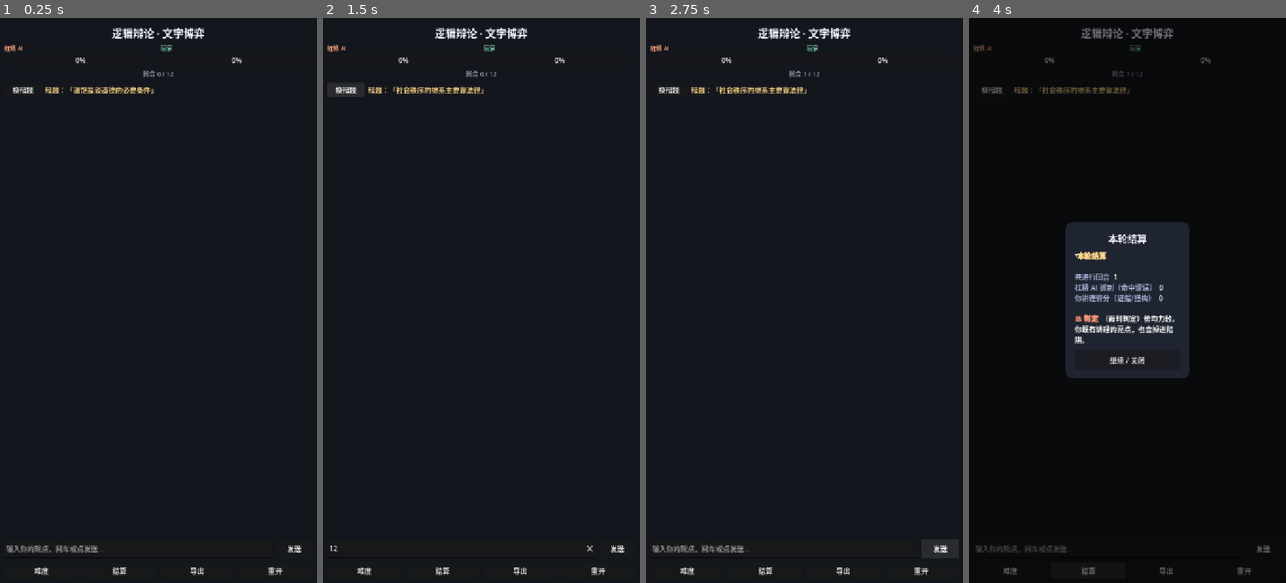
Above: before the commit, frames 1-4 (left to right).
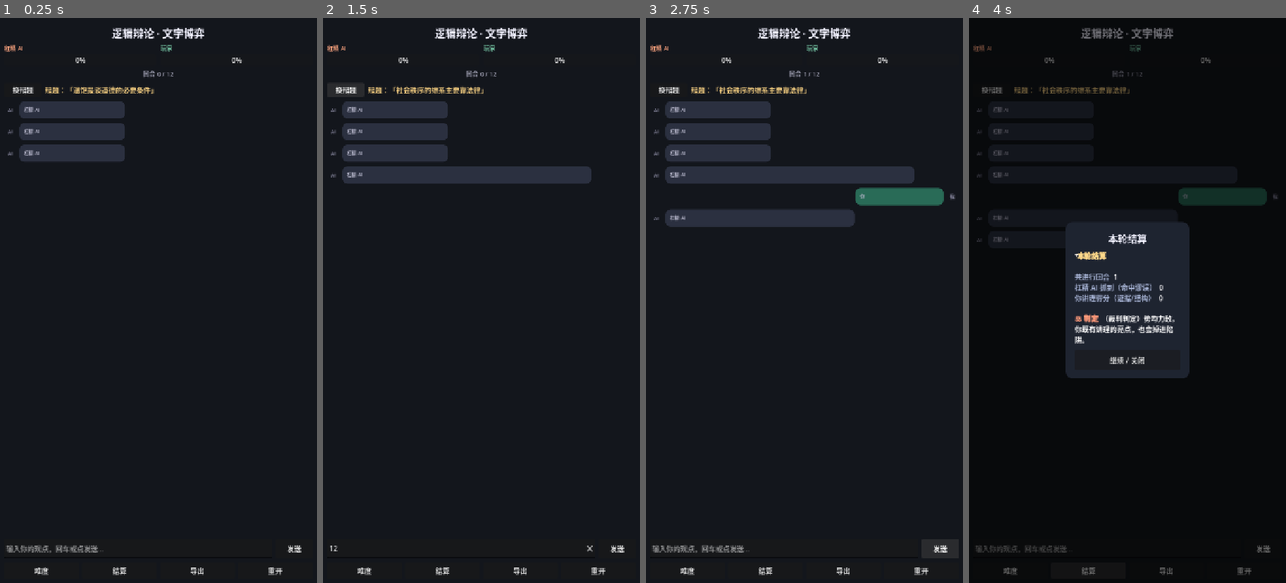
Above: after the commit, the same moments.

Repository: BJX-lin/-md-
Game: Godot game, scene res://scenes/Main.tscn
Two runs of this game, one before a commit and one after it. Both use one fixed random seed, a clock stepped at 60 frames per second and the inputs below.
Inputs (mouse positions are in pixels of both pictures, inside the frame that each line leads up to):
- Up to frame 1 (0.25 s): no input
- Up to frame 2 (1.5 s): click (462, 549) at 0.52 s; type "12" at 0.6 s; click "换辩题" at 1.25 s
- Up to frame 3 (2.75 s): click "发送" at 2 s
- Up to frame 4 (4 s): click "难度" at 2.75 s; click "结算" at 3.5 s

The runs differ from the first frame. In frame 1, 3.0% of the frame differs, in the area x 2-40%, y 14-26%; in frame 2, 5.3%; in frame 3, 8.0%, in the area x 2-98%, y 14-37%; in frame 4, 1.1%.
Error before the commit: Invalid call. Nonexistent function 'set_corner_radius_top_left' in base 'StyleBoxFlat'. (res://scripts/Main.gd:261)

Commit message:
修复 StyleBoxFlat 圆角报错：去掉 set_corner_radius_top_left/right，统一用 set_corner_radius_all（4.x 兼容）
Co-authored-by: arena-agent <297053741+arena-agent@users.noreply.github.com>

Diff:
--- a/godot_logic_game/scripts/Main.gd
+++ b/godot_logic_game/scripts/Main.gd
@@ -257,12 +257,9 @@
 	var sb := StyleBoxFlat.new()
 	if is_ai:
 		sb.bg_color = Color(0.17, 0.19, 0.25)
-		sb.set_corner_radius_all(12)
-		sb.set_corner_radius_top_left(2)
 	else:
 		sb.bg_color = Color(0.16, 0.42, 0.34)
-		sb.set_corner_radius_all(12)
-		sb.set_corner_radius_top_right(2)
+	sb.set_corner_radius_all(12)
 	sb.set_content_margin_all(10)
 	panel.add_theme_stylebox_override("panel", sb)
 
Not shown, changed: godot_logic_game_import.zip
